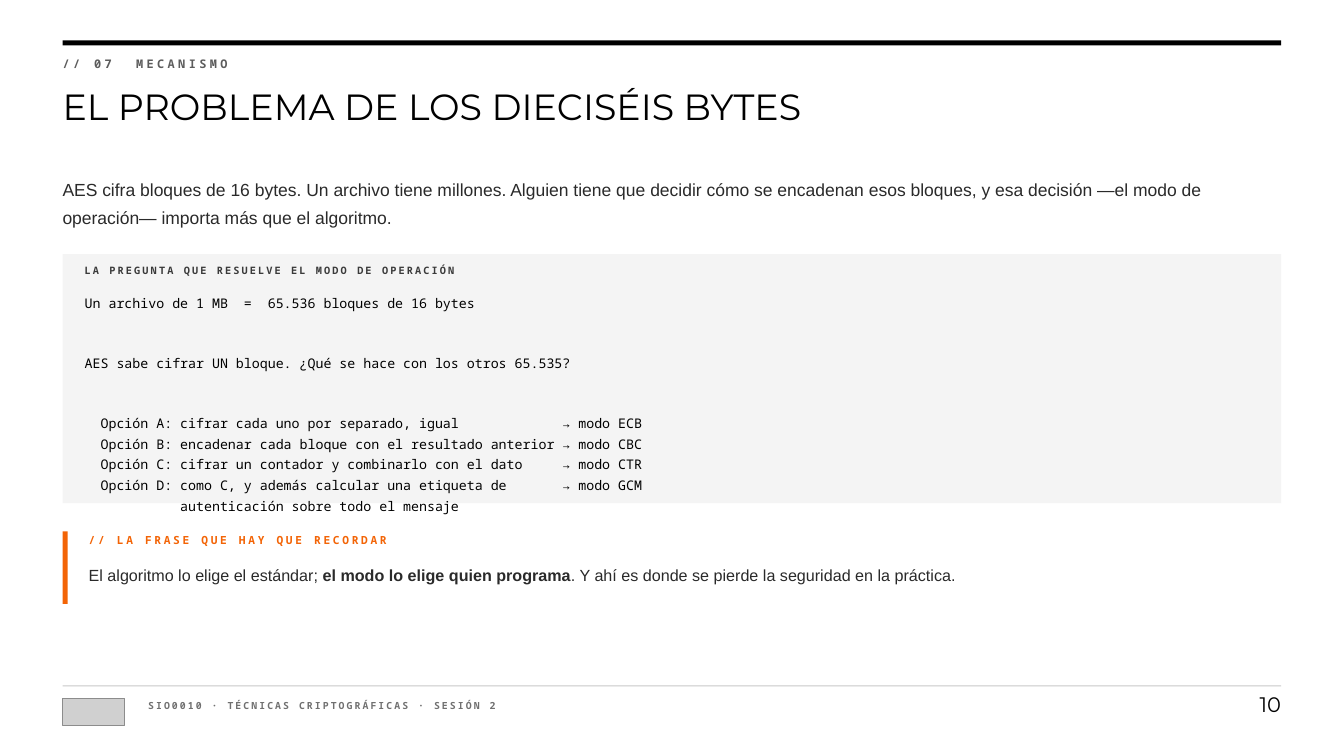
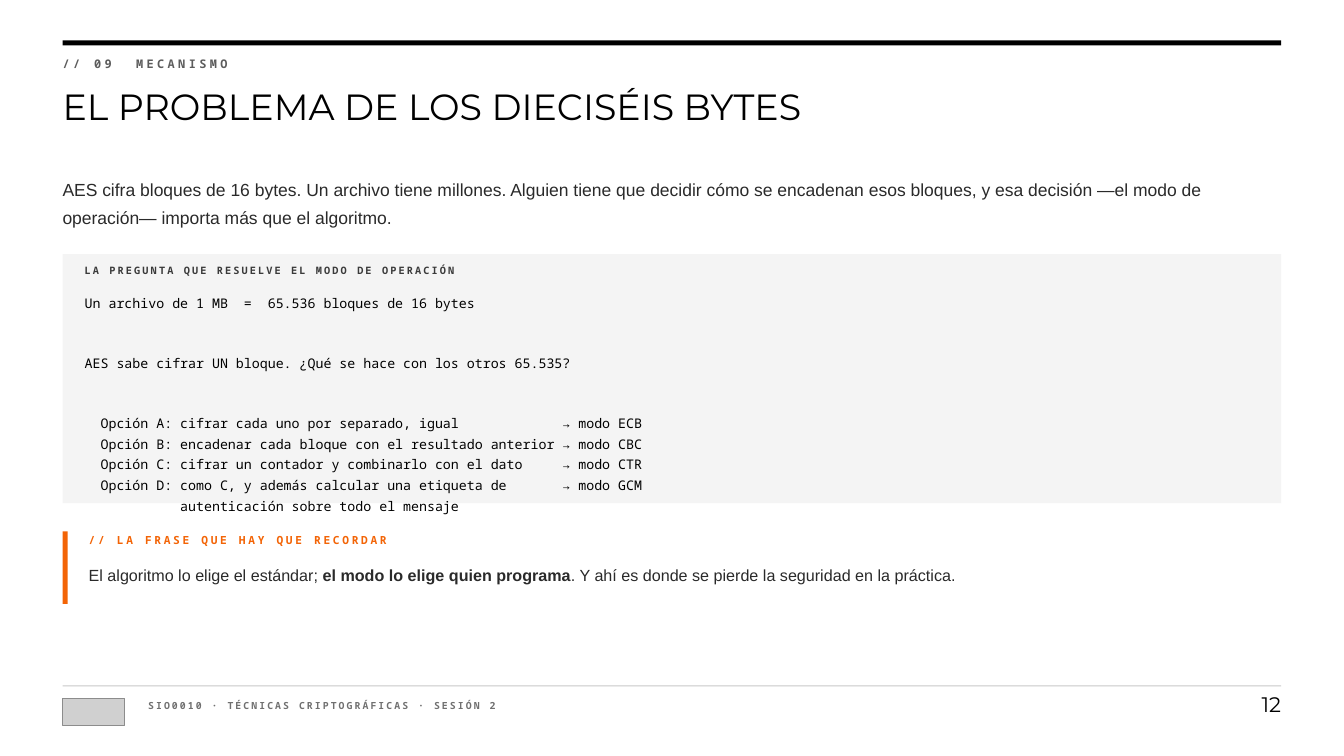
Before and after one commit to andresdapena81/sio0010-tecnicas-criptograficas, a slide deck: slide 12 of presentaciones/SIO0010-S2-Cifrado-simetrico.pptx (slide 10 before the commit). Drawn at 1344x756 pixels with LibreOffice and Linux fonts; fonts in the diff are those of the drawing; grey boxes stand for pictures. Boxes give left, top, right and bottom in pixels: in the first picture for what was removed or moved away, otherwise in the second. Text is boxed around its words. In the diff, an @@ line names an element or a change of style, - is before the commit and + after.

```diff
--- a/presentaciones/SIO0010-S2-Cifrado-simetrico.pptx
+++ b/presentaciones/SIO0010-S2-Cifrado-simetrico.pptx
@@ text at (94, 59, 227, 68): text changed @@
-// 07 MECANISMO
+// 09 MECANISMO
@@ text at (1262, 697, 1282, 712): text changed @@
-10
+12
```
Also in this commit, not shown: 51 other slides changed, 3 slides added, 1 slide removed, 2 other files.
